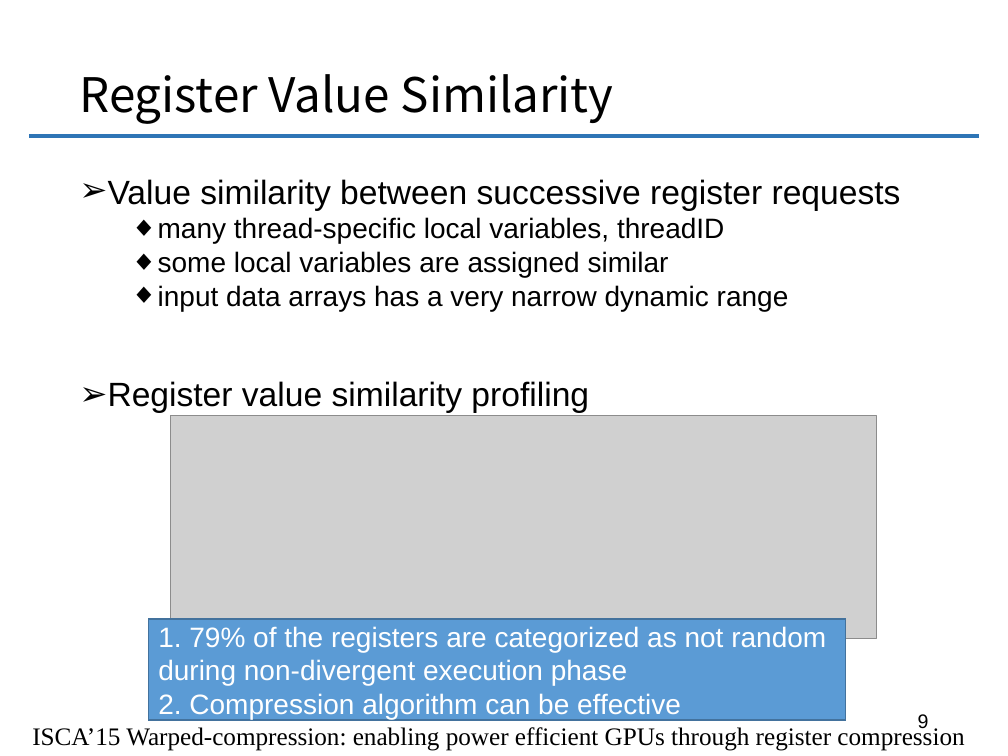
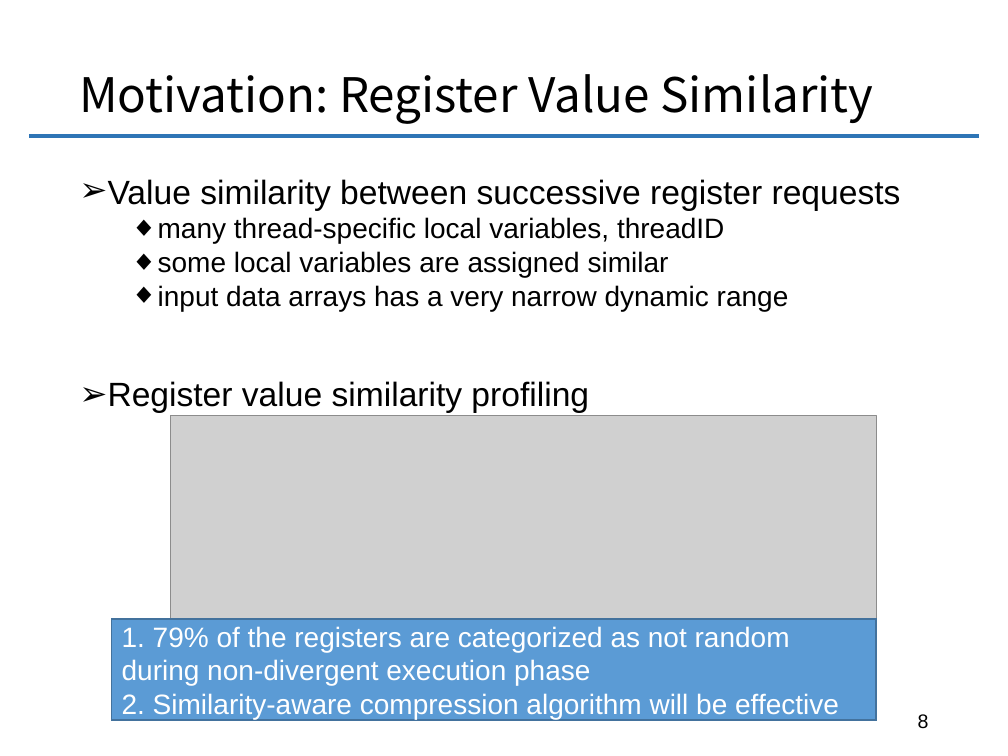
Before and after one commit to chenxuhao/chenxuhao.github.io, a slide deck: slide 8 of docs/dac-2016.pptx (slide 9 before the commit). Drawn at 1008x756 pixels with LibreOffice and Linux fonts; fonts in the diff are those of the drawing; grey boxes stand for pictures. Boxes give left, top, right and bottom in pixels: in the first picture for what was removed or moved away, otherwise in the second. Text is boxed around its words. In the diff, an @@ line names an element or a change of style, - is before the commit and + after.

```diff
--- a/docs/dac-2016.pptx
+++ b/docs/dac-2016.pptx
@@ title at (79, 74, 874, 124): text changed @@
-Register Value Similarity
+Motivation: Register Value Similarity
@@ rectangle "1. 79% of the registers ...": place and size @@
-rectangle "1. 79% of the registers ..." at (148, 619, 846, 720)
+rectangle "1. 79% of the registers ..." at (112, 619, 876, 720)
@@ text in rectangle at (122, 693, 839, 719): text changed @@
-2. Compression algorithm can be effective
+2. Similarity-aware compression algorithm will be effective
@@ page number at (918, 714, 929, 729): text changed @@
-9
+8
@@ text removed at (32, 725, 964, 751) @@
-ISCA’15 Warped-compression: enabling power efficient GPUs through register compression
```
Also in this commit, not shown: 19 other slides changed, 12 other files.
